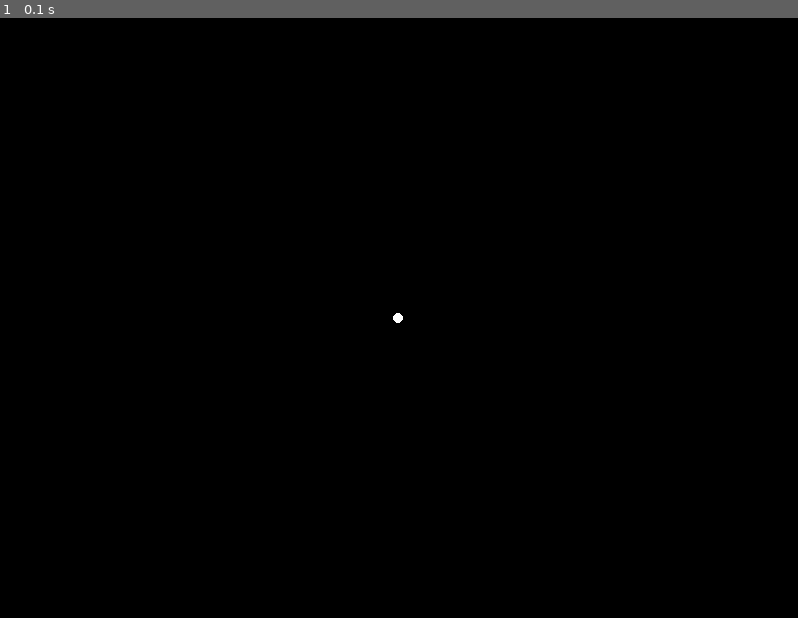
Above: before the commit, frame 1.
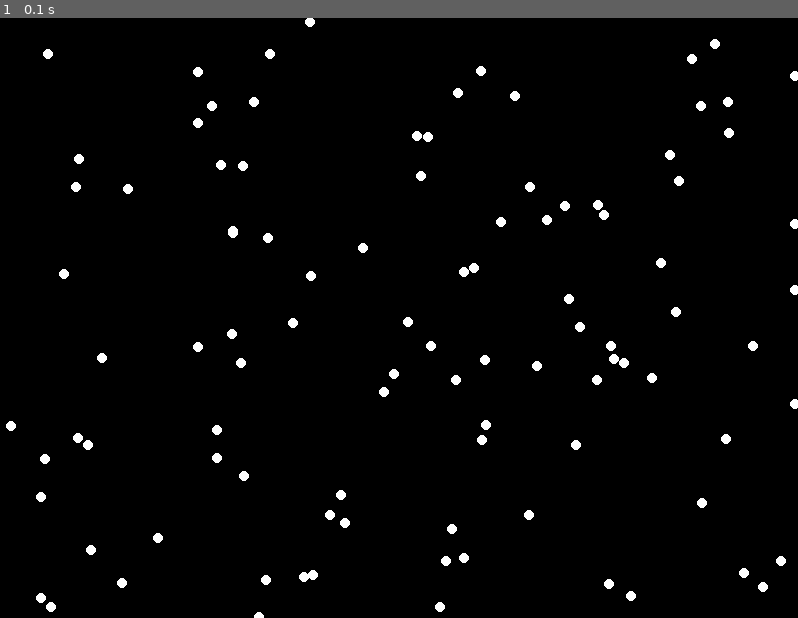
Above: after the commit, the same moment.

Repository: teacherubial/Programming-Level-2-2022
Game: pygame game, started from snowscape.py
Two runs of this game, one before a commit and one after it. Both use one fixed random seed, a clock stepped at 60 frames per second and the inputs below.
Inputs:
- Up to frame 1 (0.1 s): no input

The runs differ from the first frame. In frame 1, 1.6% of the frame differs, in the area x 0-100%, y 0-100%.

Commit message:
Added multiple snow at random locations

Diff:
--- a/snowscape.py
+++ b/snowscape.py
@@ -1,5 +1,6 @@
 # snowscape.py
 
+import random
 import pygame
 
 # ----- CONSTANTS
@@ -20,13 +21,15 @@
         super().__init__()
 
         self.image = pygame.Surface([width, width])
+
         # fill that image with an actual shape
         pygame.draw.circle(
             self.image,
             WHITE,
-            (width // 2, width // 2),  # draw in the middle
+            (width // 2, width // 2),   # draw in the middle
             width // 2
         )
+        self.image.set_colorkey(BLACK)  # transparency
 
         self.rect = self.image.get_rect()
 
@@ -43,16 +46,24 @@
     done = False
     clock = pygame.time.Clock()
 
-    # Create a new snow object
-    snow = Snow(10)
-    # TODO: Test
-    snow.rect.center = (WIDTH // 2, HEIGHT // 2)
+    num_snow = 100
 
     # Create a snow sprites group
     snow_sprites = pygame.sprite.Group()
 
-    # Add the snow object to the snow sprites group
-    snow_sprites.add(snow)
+    # Create num_snow snowflakes
+    for i in range(num_snow):
+        snow = Snow(10)
+
+        x, y = (
+            random.randrange(0, WIDTH),
+            random.randrange(0, HEIGHT)
+        )
+
+        snow.rect.center = (x, y)
+
+        # Add the snow object to the snow sprites group
+        snow_sprites.add(snow)
 
     # ----- MAIN LOOP
     while not done:
